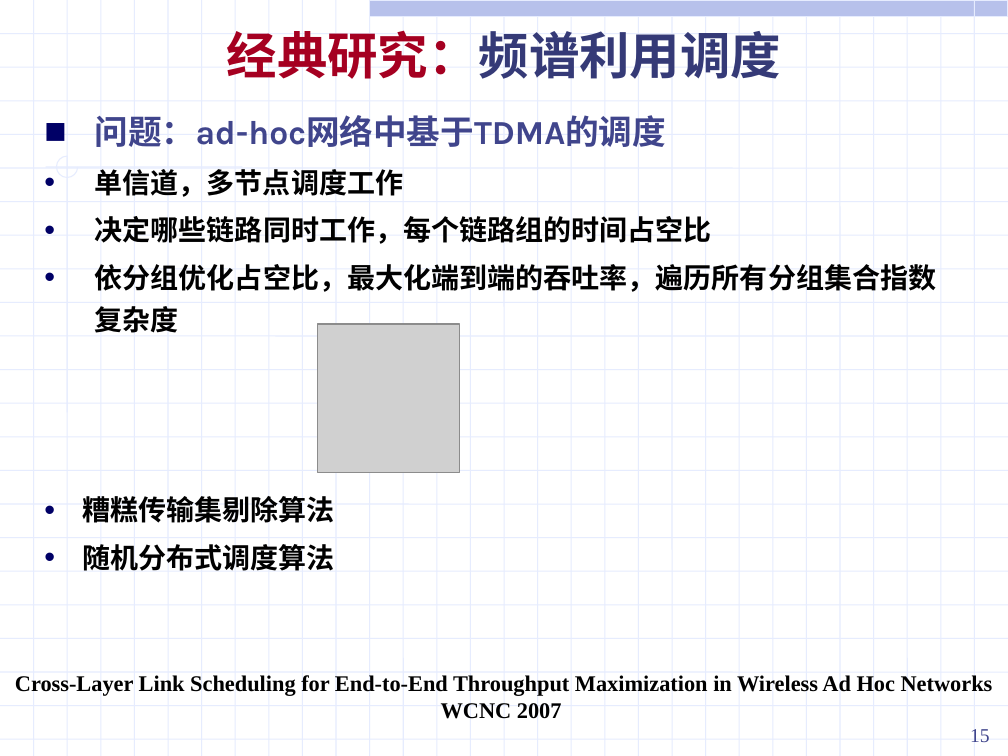
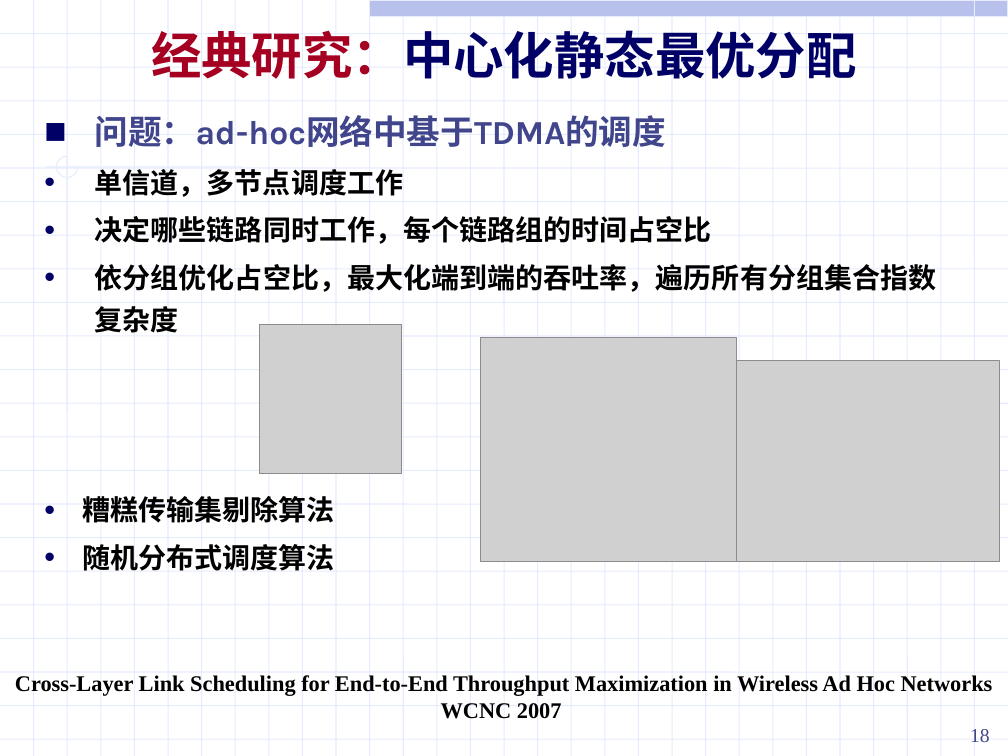
Before and after one commit to ssheroes/hello-world, a slide deck: slide 18 of 战术网频谱资源分配调研.pptx (slide 15 before the commit). Drawn at 1008x756 pixels with LibreOffice and Linux fonts; fonts in the diff are those of the drawing; grey boxes stand for pictures. Boxes give left, top, right and bottom in pixels: in the first picture for what was removed or moved away, otherwise in the second. Text is boxed around its words. In the diff, an @@ line names an element or a change of style, - is before the commit and + after.

```diff
--- a/战术网频谱资源分配调研.pptx
+++ b/战术网频谱资源分配调研.pptx
@@ text at <box>151,30,857,79</box>: text changed; font Karla to Noto Sans CJK SC; text colour #353A77 to #000066 @@
-经典研究：频谱利用调度
+经典研究：中心化静态最优分配
@@ picture: place and size @@
-picture at <box>318,324,460,473</box>
+picture at <box>259,325,401,474</box>
@@ picture added at <box>481,338,736,561</box> @@
@@ picture added at <box>736,361,999,561</box> @@
@@ page number at <box>970,729,990,742</box>: text changed @@
-15
+18
```
Also in this commit, not shown: 35 other slides changed, 4 slides added, 1 slide removed, 5 other files.
